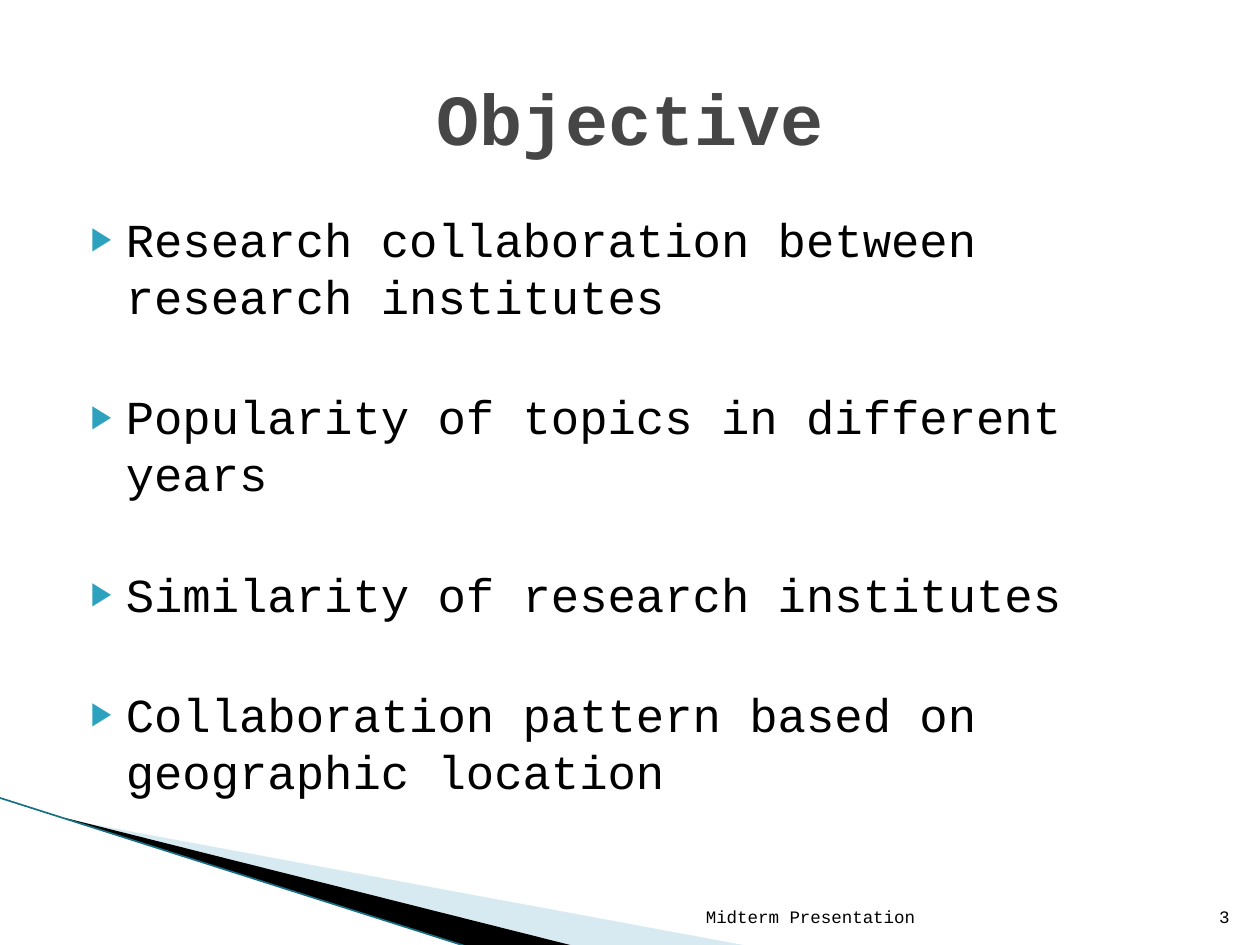
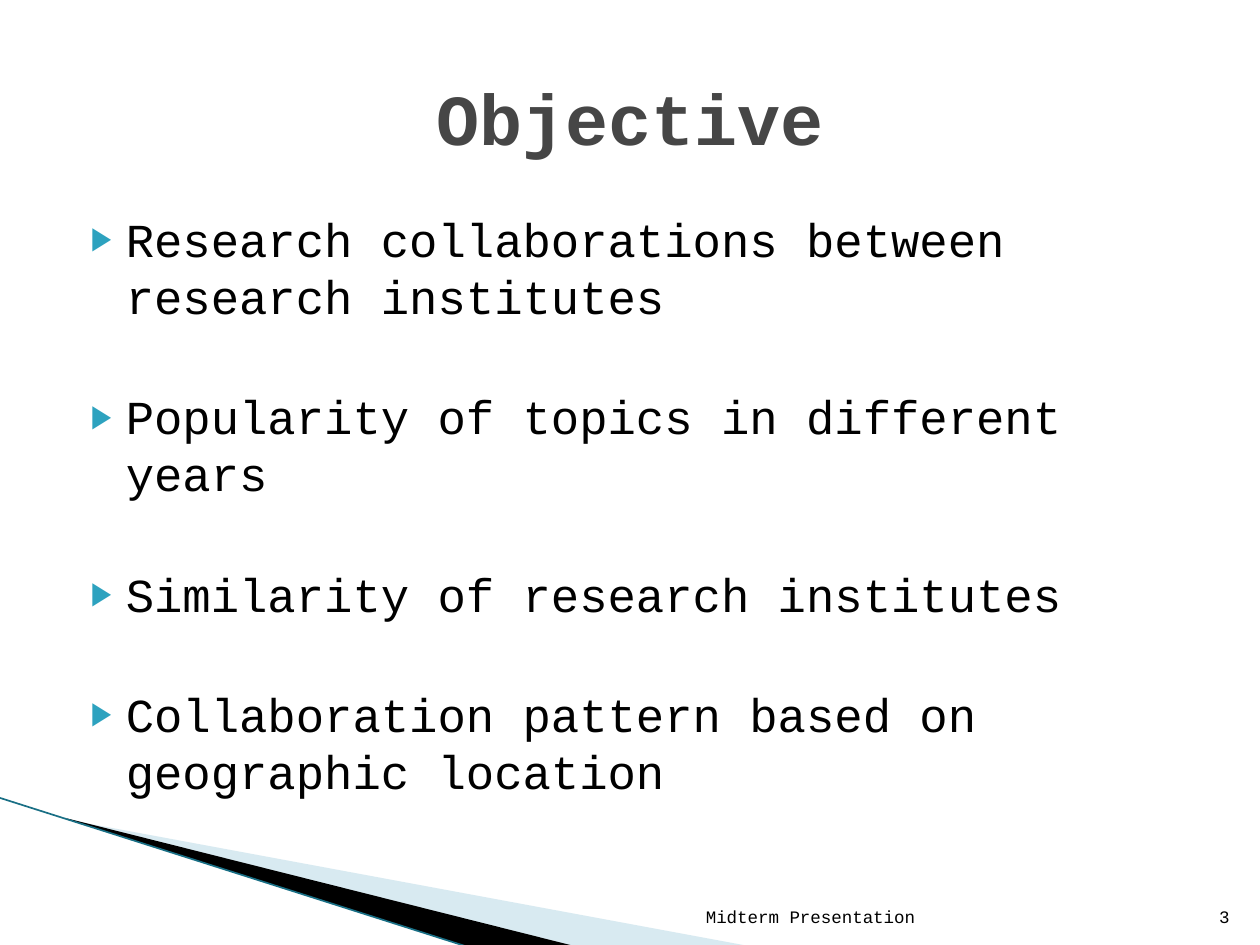
Before and after one commit to ftmdgn/6339Project, a slide deck: slide 3 of midterm-presentation.pptx. Drawn at 1260x945 pixels with LibreOffice and Linux fonts; fonts in the diff are those of the drawing; background and template pictures are left out. Boxes give left, top, right and bottom in pixels: in the first picture for what was removed or moved away, otherwise in the second. Text is boxed around its words. In the diff, an @@ line names an element or a change of style, - is before the commit and + after.

```diff
--- a/midterm-presentation.pptx
+++ b/midterm-presentation.pptx
@@ text at [126,223,1004,315]: text changed @@
-▶ Research collaboration between research institutes
+▶ Research collaborations between research institutes
```
Also in this commit, not shown: 1 other slide changed.
